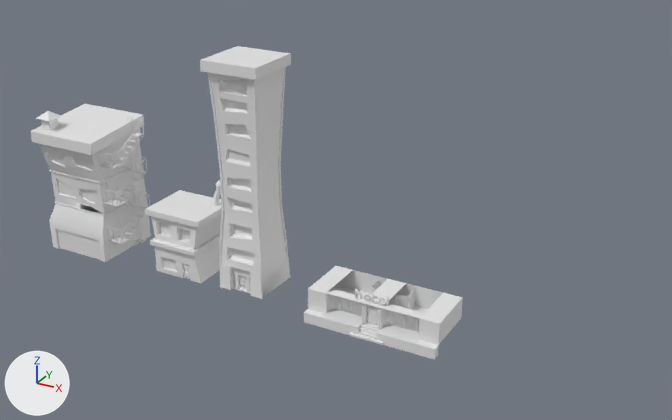
A saved change to the Blender file Documentacao/ModelosCenário/Modelos3D/Modelos3D -Claudio/Predios.blend.
Before and after are seen from a camera (50 mm lens) standing at (72.3, -74.1, 47.8) and looking at (28.4, 5.7, 7.9). Every picture has the same lights, and +X, +Y and +Z are marked at lower left.

Objects in the first picture: 'Cube', 'Escadas', 'Hotel', 'Predio2AndaresVariante1', 'Predio3Andares', 'PredioAltoFino'.
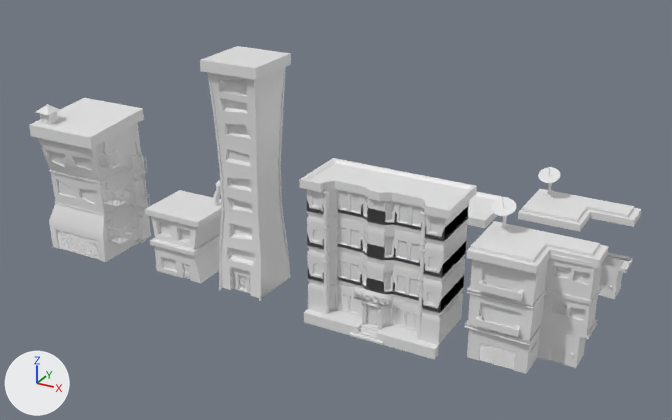
The change, as a diff of the scene's bpy script:
```diff
--- a/Documentacao/ModelosCenário/Modelos3D/Modelos3D -Claudio/Predios.blend.py
+++ b/Documentacao/ModelosCenário/Modelos3D/Modelos3D -Claudio/Predios.blend.py
@@ me_cube @@
-me_cube.from_pydata(...)  # 423 vertices, 486 faces; spans x -4.4..4.4, y -4.6..4.3, z 0.0..16.6
+me_cube.from_pydata(...)  # 503 vertices, 562 faces; spans x -4.4..4.4, y -4.6..4.3, z 0.0..17.3
+# me_cube part 1: 25 vertices moved from x -4.4..4.4, y -4.6..4.1, z 13.1..16.6 to x -4.4..4.4, y -4.6..4.1, z 13.8..17.3; 28 vertices added at x 3.7..3.9, y -3.2..-1.9, z 11.5..13.9
 me_cube.materials.append(mat_material)
@@ me_cube_005 @@
-me_cube_005.from_pydata(...)  # 243 vertices, 200 faces; spans x -7.18..0.0, y -3.79..2.91, z -1.07..2.4
+me_cube_005.from_pydata(...)  # 267 vertices, 207 faces; spans x -7.18..0.0, y -3.79..2.91, z -1.07..2.4
+# me_cube_005 part 2: a new loose piece of 32 vertices spanning x -5.38..-4.88, y -2.99..-2.49, z -0.76..2.4, in mat_material (white #e7e7e7)
+# me_cube_005 part 3
+# 8 vertices are removed from x -5.1..-1.13, y -2.43..-1.78, z 0.18..2.12
+# 25 faces are deleted
+# 16 new faces join them
+# me_cube_005 part 4: 183 kept faces spanning x -7.18..0.0, y -3.79..2.91, z -1.07..2.4 are now shaded smooth
+me_cube_005.materials.append(mat_material)  # white #e7e7e7
@@ me_cube_017 @@
+me_cube_017.from_pydata([(-2.09, -2.6, 0.17), (-2.09, -2.75, 0.24), (-2.09, -2.67, 0.33), (1.79, -2.6, 0.17), (1.79, -2.75, 0.24), (1.79, -2.67, 0.33)], [], [(3, 4, 1, 0), (5, 2, 1, 4)])
@@ ob_cube @@
 ob_cube = bpy.data.objects.new('Cube', me_cube_001)
-ob_cube.location = (4.02, -0.02, 0.14)
+ob_cube.location = (-0.03, -3.84, 2.03)
+_m = ob_cube.modifiers.new('Array', 'ARRAY')
+_m.count = 17
+_m.relative_offset_displace = (0.0, 0.0, -1.0)
@@ ob_predio4telhado @@
+ob_predio4telhado = bpy.data.objects.new('Predio4Telhado', me_cube_014)  # 156 vertices, 169 faces; spans x -3.34..7.47, y -3.48..3.42, z -1.54..3.16; in mat_material (white #e7e7e7)
+ob_predio4telhado.location = (50.01, 14.59, 10.18)
@@ ob_portãopredio4 @@
+ob_portãopredio4 = bpy.data.objects.new('PortãoPredio4', me_cube_017)  # modifiers ARRAY
+ob_portãopredio4.parent = ob_predio4entrada
+ob_portãopredio4.location = (50.12, -14.52, -0.174)
@@ ob_predio4entrada @@
+ob_predio4entrada = bpy.data.objects.new('Predio4Entrada', me_cube_016)  # 275 vertices, 236 faces; spans x -3.24..7.35, y -3.35..3.56, z -1.11..2.59; in mat_material (white #e7e7e7)
+ob_predio4entrada.location = (50.01, 14.59, 1.22)
@@ ob_predio4final @@
+ob_predio4final = bpy.data.objects.new('Predio4Final', me_cube_018)  # 98 vertices, 90 faces; spans x -3.27..7.34, y -3.54..3.34, z -1.22..2.45; in mat_material (white #e7e7e7); modifiers ARRAY
+ob_predio4final.location = (50.01, 0.1, 4.76)
@@ ob_hoteltelhado @@
+ob_hoteltelhado = bpy.data.objects.new('HotelTelhado', me_cube_015)  # 44 vertices, 42 faces; spans x -7.72..0.0, y -3.34..3.34, z -1.29..-0.43; in mat_material (white #e7e7e7); modifiers MIRROR
+ob_hoteltelhado.parent = ob_hotel
+ob_hoteltelhado.location = (37.01, 10.11, 10.19)
@@ ob_hotelandares @@
+ob_hotelandares = bpy.data.objects.new('HotelAndares', me_cube_013)  # 944 vertices, 850 faces; spans x -7.18..0.0, y -3.07..2.94, z -1.24..2.46; in mat_material (white #e7e7e7); modifiers MIRROR, ARRAY
+ob_hotelandares.parent = ob_hotel
+ob_hotelandares.location = (37.01, 0.189, 3.981)
```

Pixel boxes [x1, y1, x2, y2] of what changed, in the pictures (672 x 420 px):
'HotelAndares', added
    after: [299, 158, 477, 324]
'Predio4Final', added
    after: [464, 197, 609, 374]
'Predio3Andares', reshaped
    before: [30, 104, 151, 262]
    after: [29, 98, 151, 262]
'Hotel', reshaped
    before: [304, 266, 463, 360]
    after: [304, 289, 463, 360]
'Predio4Telhado', added
    after: [518, 167, 641, 232]
'Cube', moved, modifiers changed
    before: [101, 133, 146, 243]
    after: [56, 229, 100, 260]
'Predio4Entrada', added
    after: [598, 252, 633, 299]
'HotelTelhado', added
    after: [466, 191, 508, 228]
'PortãoPredio4', added
    after: [479, 343, 516, 370]
part 1 of me_cube, built on
    before: [30, 104, 144, 182]
    after: [29, 98, 144, 182]
part 2 of me_cube_005, added
    after: [324, 293, 422, 340]
part 3 of me_cube_005, cut back
    before: [304, 285, 439, 360]
    after: [304, 294, 439, 360]
part 4 of me_cube_005, shading changed
    before: [308, 266, 463, 343]
    after: [308, 289, 463, 343]
